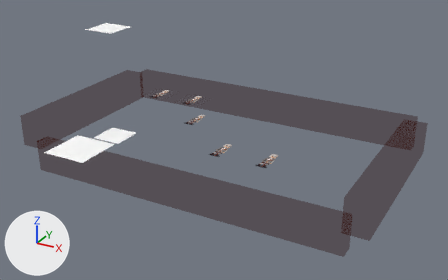
The Blender file blender-maps/elders-house.blend: old version first, new version second.
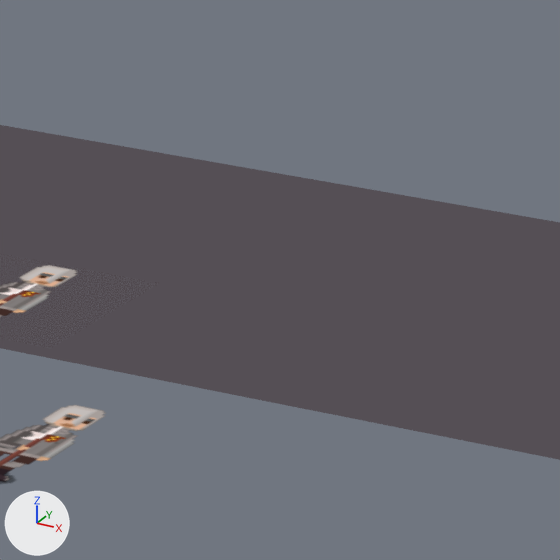
Old and new are each drawn whole from a 50 mm camera at (604.0, -964.0, 511.0) aimed at (67.0, 11.0, 23.0) and again close up on the part from 43% to 59% of the width and 22% to 48% of the height. The lights are fixed; the arrows at lower left show +X, +Y and +Z. The last two pictures show the newer version.

Script lines for the objects in view, before the commit:
```python
me_plane_005 = bpy.data.meshes.new('Plane.005')
me_plane_005.from_pydata(...)  # 4 vertices, 1 face; spans x -16.0..16.0, y -16.0..16.0, z 0.0
me_plane_005.materials.append(mat_guard)
me_plane_006 = bpy.data.meshes.new('Plane.006')
me_plane_006.from_pydata(...)  # 4 vertices, 1 face; spans x -16.0..16.0, y -16.0..16.0, z 0.0
me_plane_006.materials.append(mat_guard)
ob_cat = bpy.data.objects.new('Cat', me_plane_005)
ob_cat.location = (-27.4, 65.2, 28.7)
ob_cat.scale = (2.0, 2.0, 2.0)
ob_joe = bpy.data.objects.new('Joe', me_plane_006)
ob_joe.location = (-94.7, 163.1, 28.7)
ob_joe.scale = (2.0, 2.0, 2.0)
```
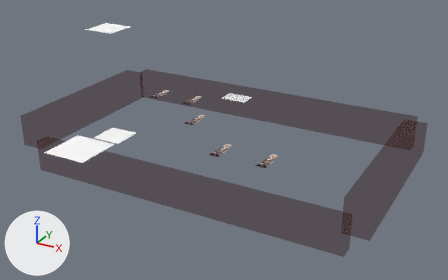
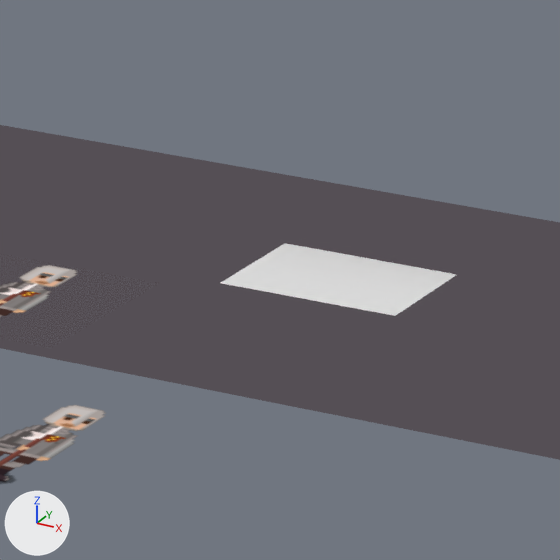
Commit message: Chestbox dialogs

What differs and where, as boxes [x1, y1, x2, y2] in the close-ups (560 x 560 px):
'Chestbox', added
    after: [221, 243, 457, 316]

The change, as a list of edits to the scene's bpy script:
```text
Add me_plane:
    me_plane.from_pydata([(-16.0, -16.0, 0.0), (16.0, -16.0, 0.0), (-16.0, 16.0, 0.0), (16.0, 16.0, 0.0)], [], [(0, 1, 3, 2)])
Add ob_chestbox:
    ob_chestbox = bpy.data.objects.new('Chestbox', me_plane)
    ob_chestbox.location = (-0.9, 194.9, 41.0)
    ob_chestbox.scale = (-1.83, 1.27, 1.27)
```
